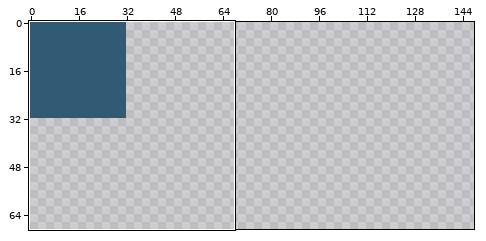
A pixel-art file gets an edit: Pixel art/Project Seven/bg.aseprite. The picture above shows the old version from afar; the outline marks the close-up.
Close-up. Before the edit:
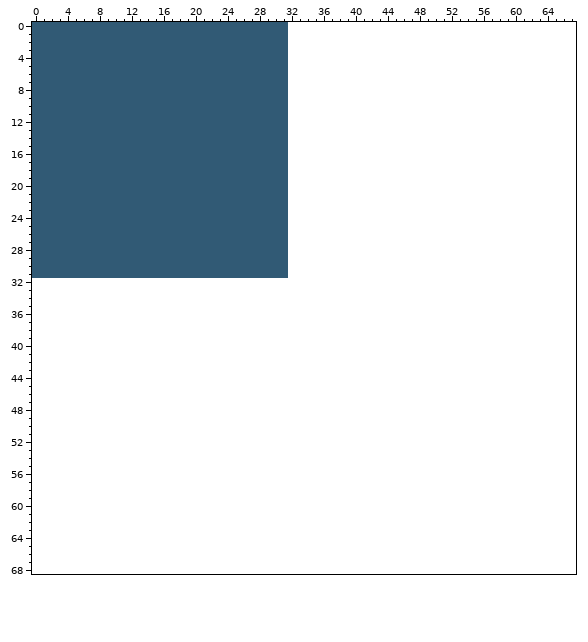
32x32 pixels, 1 frame. Shown: x 0..67, y 0..68. The old version is drawn lined up with the new one, on the new canvas. The wide view leaves out empty margins. The commit also changed other parts of the picture, which this record leaves out.
After the commit:
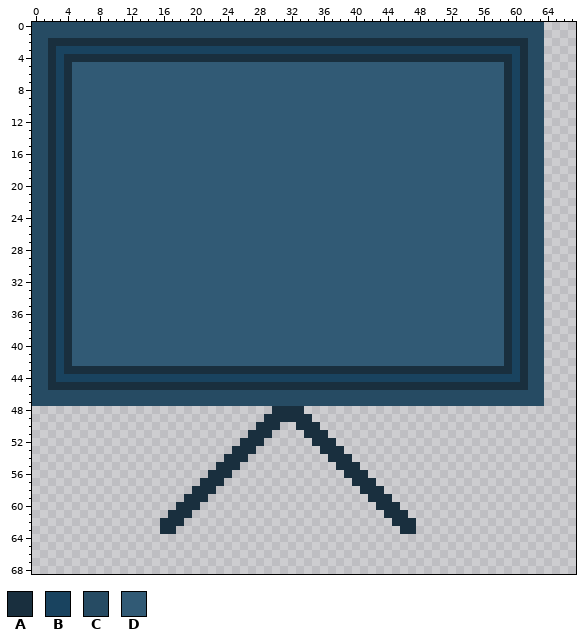
Palette (. is transparent): A #192f3e  B #19435f  C #264b63  D #315a75
From old to new:
canvas 32x32 -> 300x128
Changed rows in their new state; - is an unchanged pixel.
first column x 0:
 0 CCCCCCCCCCCCCCCCCCCCCCCCCCCCCCCCCCCCCCCCCCCCCCCCCCCCCCCCCCCCCCCC
 1 CCCCCCCCCCCCCCCCCCCCCCCCCCCCCCCCCCCCCCCCCCCCCCCCCCCCCCCCCCCCCCCC
 2 CCAAAAAAAAAAAAAAAAAAAAAAAAAAAAAAAAAAAAAAAAAAAAAAAAAAAAAAAAAAAACC
 3 CCABBBBBBBBBBBBBBBBBBBBBBBBBBBBBBBBBBBBBBBBBBBBBBBBBBBBBBBBBBACC
 4 CCABAAAAAAAAAAAAAAAAAAAAAAAAAAAAAAAAAAAAAAAAAAAAAAAAAAAAAAAABACC
 5 CCABA---------------------------DDDDDDDDDDDDDDDDDDDDDDDDDDDABACC
 6 CCABA---------------------------DDDDDDDDDDDDDDDDDDDDDDDDDDDABACC
 7 CCABA---------------------------DDDDDDDDDDDDDDDDDDDDDDDDDDDABACC
 8 CCABA---------------------------DDDDDDDDDDDDDDDDDDDDDDDDDDDABACC
 9 CCABA---------------------------DDDDDDDDDDDDDDDDDDDDDDDDDDDABACC
10 CCABA---------------------------DDDDDDDDDDDDDDDDDDDDDDDDDDDABACC
11 CCABA---------------------------DDDDDDDDDDDDDDDDDDDDDDDDDDDABACC
12 CCABA---------------------------DDDDDDDDDDDDDDDDDDDDDDDDDDDABACC
13 CCABA---------------------------DDDDDDDDDDDDDDDDDDDDDDDDDDDABACC
14 CCABA---------------------------DDDDDDDDDDDDDDDDDDDDDDDDDDDABACC
15 CCABA---------------------------DDDDDDDDDDDDDDDDDDDDDDDDDDDABACC
16 CCABA---------------------------DDDDDDDDDDDDDDDDDDDDDDDDDDDABACC
17 CCABA---------------------------DDDDDDDDDDDDDDDDDDDDDDDDDDDABACC
18 CCABA---------------------------DDDDDDDDDDDDDDDDDDDDDDDDDDDABACC
19 CCABA---------------------------DDDDDDDDDDDDDDDDDDDDDDDDDDDABACC
20 CCABA---------------------------DDDDDDDDDDDDDDDDDDDDDDDDDDDABACC
21 CCABA---------------------------DDDDDDDDDDDDDDDDDDDDDDDDDDDABACC
22 CCABA---------------------------DDDDDDDDDDDDDDDDDDDDDDDDDDDABACC
23 CCABA---------------------------DDDDDDDDDDDDDDDDDDDDDDDDDDDABACC
24 CCABA---------------------------DDDDDDDDDDDDDDDDDDDDDDDDDDDABACC
25 CCABA---------------------------DDDDDDDDDDDDDDDDDDDDDDDDDDDABACC
26 CCABA---------------------------DDDDDDDDDDDDDDDDDDDDDDDDDDDABACC
27 CCABA---------------------------DDDDDDDDDDDDDDDDDDDDDDDDDDDABACC
28 CCABA---------------------------DDDDDDDDDDDDDDDDDDDDDDDDDDDABACC
29 CCABA---------------------------DDDDDDDDDDDDDDDDDDDDDDDDDDDABACC
30 CCABA---------------------------DDDDDDDDDDDDDDDDDDDDDDDDDDDABACC
31 CCABA---------------------------DDDDDDDDDDDDDDDDDDDDDDDDDDDABACC
32 CCABADDDDDDDDDDDDDDDDDDDDDDDDDDDDDDDDDDDDDDDDDDDDDDDDDDDDDDABACC
33 CCABADDDDDDDDDDDDDDDDDDDDDDDDDDDDDDDDDDDDDDDDDDDDDDDDDDDDDDABACC
34 CCABADDDDDDDDDDDDDDDDDDDDDDDDDDDDDDDDDDDDDDDDDDDDDDDDDDDDDDABACC
35 CCABADDDDDDDDDDDDDDDDDDDDDDDDDDDDDDDDDDDDDDDDDDDDDDDDDDDDDDABACC
36 CCABADDDDDDDDDDDDDDDDDDDDDDDDDDDDDDDDDDDDDDDDDDDDDDDDDDDDDDABACC
37 CCABADDDDDDDDDDDDDDDDDDDDDDDDDDDDDDDDDDDDDDDDDDDDDDDDDDDDDDABACC
38 CCABADDDDDDDDDDDDDDDDDDDDDDDDDDDDDDDDDDDDDDDDDDDDDDDDDDDDDDABACC
39 CCABADDDDDDDDDDDDDDDDDDDDDDDDDDDDDDDDDDDDDDDDDDDDDDDDDDDDDDABACC
40 CCABADDDDDDDDDDDDDDDDDDDDDDDDDDDDDDDDDDDDDDDDDDDDDDDDDDDDDDABACC
41 CCABADDDDDDDDDDDDDDDDDDDDDDDDDDDDDDDDDDDDDDDDDDDDDDDDDDDDDDABACC
42 CCABADDDDDDDDDDDDDDDDDDDDDDDDDDDDDDDDDDDDDDDDDDDDDDDDDDDDDDABACC
43 CCABAAAAAAAAAAAAAAAAAAAAAAAAAAAAAAAAAAAAAAAAAAAAAAAAAAAAAAAABACC
44 CCABBBBBBBBBBBBBBBBBBBBBBBBBBBBBBBBBBBBBBBBBBBBBBBBBBBBBBBBBBACC
45 CCAAAAAAAAAAAAAAAAAAAAAAAAAAAAAAAAAAAAAAAAAAAAAAAAAAAAAAAAAAAACC
46 CCCCCCCCCCCCCCCCCCCCCCCCCCCCCCCCCCCCCCCCCCCCCCCCCCCCCCCCCCCCCCCC
47 CCCCCCCCCCCCCCCCCCCCCCCCCCCCCCCCCCCCCCCCCCCCCCCCCCCCCCCCCCCCCCCC
48 ------------------------------AAAA------------------------------
49 -----------------------------AAAAAA-----------------------------
50 ----------------------------AAA--AAA----------------------------
51 ---------------------------AAA----AAA---------------------------
52 --------------------------AAA------AAA--------------------------
53 -------------------------AAA--------AAA-------------------------
54 ------------------------AAA----------AAA------------------------
55 -----------------------AAA------------AAA-----------------------
56 ----------------------AAA--------------AAA----------------------
57 ---------------------AAA----------------AAA---------------------
58 --------------------AAA------------------AAA--------------------
59 -------------------AAA--------------------AAA-------------------
60 ------------------AAA----------------------AAA------------------
61 -----------------AAA------------------------AAA-----------------
62 ----------------AAA--------------------------AAA----------------
63 ----------------AA----------------------------AA----------------
